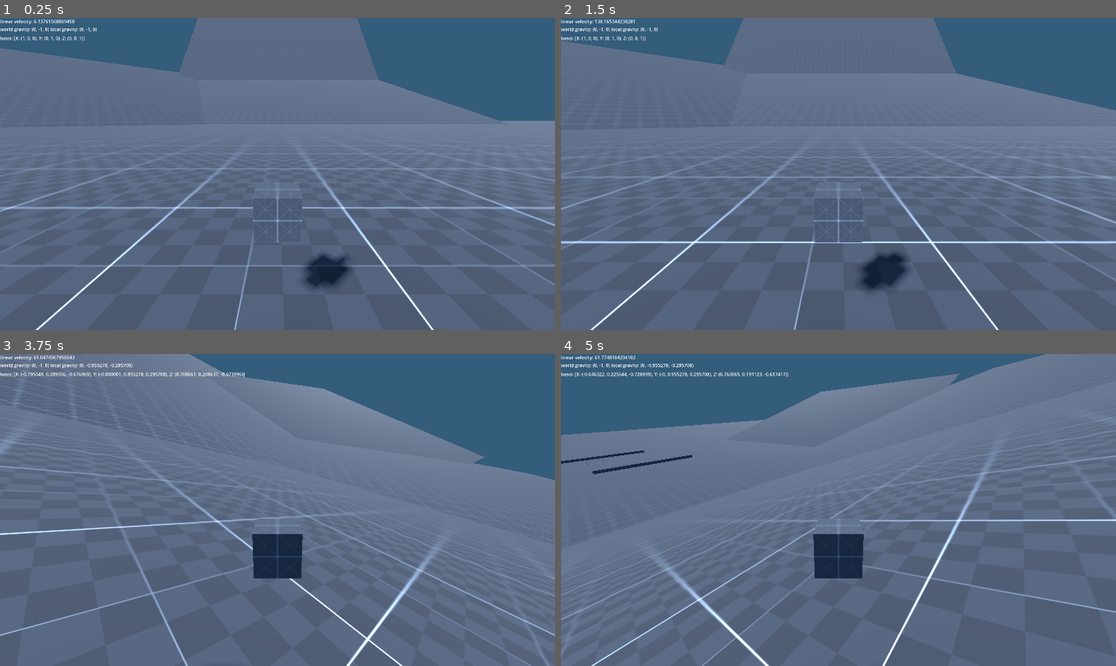
Above: before the commit, frames 1-4 (two rows, left to right).
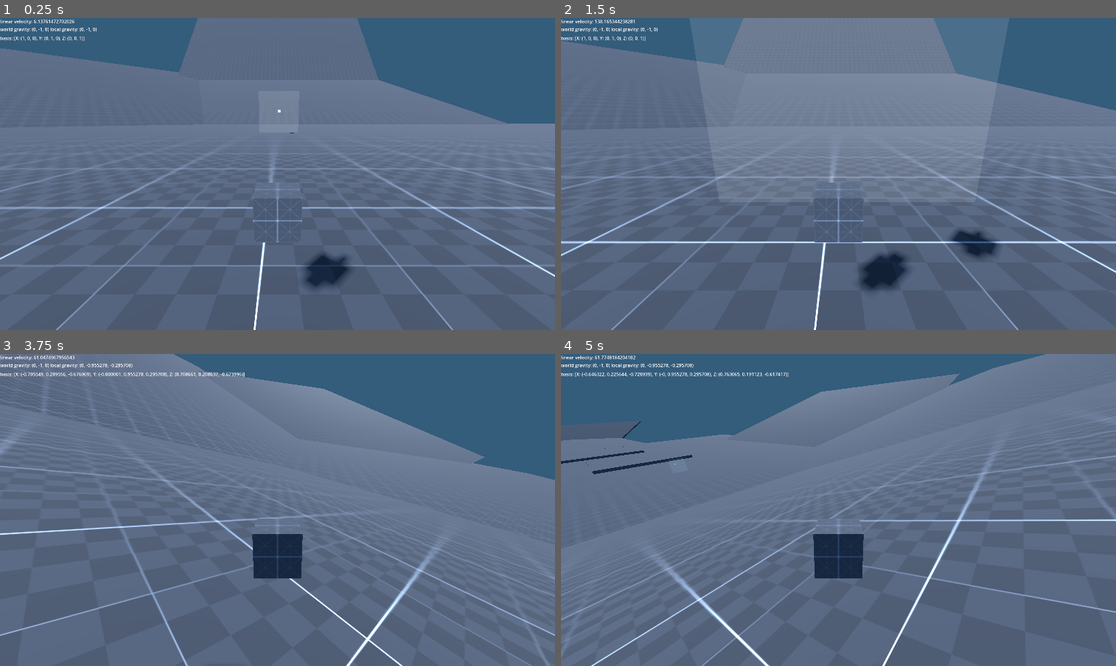
Above: after the commit, the same moments.

Repository: CactusHertz/car-test
Game: Godot game, scene res://level.tscn
The game is run twice, just before and just after one commit, with the same random seed, the same clock (stepped at 60 frames per second) and the same inputs.
Inputs:
- Up to frame 1 (0.25 s): no input
- Up to frame 2 (1.5 s): hold W (move_forward) from 0.53 s (still down); tap Space (boost) at 0.6, 1.35 s
- Up to frame 3 (3.75 s): release W (move_forward) at 2.03 s; hold A (move_left) 2.03-3.53 s; tap Space (boost) at 2.1, 2.85, 3.6 s; hold S (move_back) from 3.53 s (still down)
- Up to frame 4 (5 s): release S (move_back) at 4.28 s; hold D (move_right) from 4.28 s (still down); tap Space (boost) at 4.35 s

The runs differ from the first frame. In frame 1, 2.6% of the frame differs, in the area x 0-100%, y 0-100%; in frame 2, 3.9%, in the area x 0-100%, y 39-100%; in frame 3, 0.2%; in frame 4, 1.2%.

Commit message:
Add different color textures

Diff:
--- a/Car_rb.gd
+++ b/Car_rb.gd
@@ -31,6 +31,7 @@
 
 var spawn_location := Vector3(0, 5, 0)
 var max_depth := -30.0
+var last_check_point := spawn_location
 
 func _process(delta) -> void:
 	if position.y < max_depth:
--- a/Car_rb.tscn
+++ b/Car_rb.tscn
@@ -17,7 +17,7 @@
 
 [sub_resource type="SphereShape3D" id="SphereShape3D_ch6u2"]
 
-[node name="Car" type="RigidBody3D"]
+[node name="Car" type="RigidBody3D" groups=["car"]]
 rotation_edit_mode = 1
 physics_material_override = SubResource("PhysicsMaterial_bt7b4")
 gravity_scale = 1.66533e-16
--- /dev/null
+++ b/check_point.gd
@@ -0,0 +1,11 @@
+extends Area3D
+
+
+
+func _on_body_entered(body):
+	if body.is_in_group("car"):
+		pass
+
+
+func _on_body_exited(body):
+	pass # Replace with function body.
--- /dev/null
+++ b/check_point.tscn
@@ -0,0 +1,37 @@
+[gd_scene load_steps=6 format=3 uid="uid://do7kjl84jbw43"]
+
+[ext_resource type="Script" path="res://check_point.gd" id="1_ppkar"]
+
+[sub_resource type="BoxShape3D" id="BoxShape3D_ktwob"]
+size = Vector3(16, 16, 1)
+
+[sub_resource type="StandardMaterial3D" id="StandardMaterial3D_iljbt"]
+transparency = 1
+albedo_color = Color(1, 1, 1, 0.109804)
+
+[sub_resource type="BoxMesh" id="BoxMesh_nahpj"]
+size = Vector3(16, 16, 1)
+
+[sub_resource type="BoxMesh" id="BoxMesh_l5cir"]
+
+[node name="CheckPoint" type="Area3D"]
+script = ExtResource("1_ppkar")
+
+[node name="Hitbox" type="CollisionShape3D" parent="."]
+transform = Transform3D(1, 0, 0, 0, 1, 0, 0, 0, 1, 0, 8, 0)
+shape = SubResource("BoxShape3D_ktwob")
+
+[node name="SpawnPoint" type="Node3D" parent="."]
+transform = Transform3D(1, 0, 0, 0, 1, 0, 0, 0, 1, 0, 8, 0)
+
+[node name="VisualArea" type="MeshInstance3D" parent="."]
+transform = Transform3D(1, 0, 0, 0, 1, 0, 0, 0, 1, 0, 8, 0)
+material_override = SubResource("StandardMaterial3D_iljbt")
+mesh = SubResource("BoxMesh_nahpj")
+
+[node name="VisualPointer" type="MeshInstance3D" parent="."]
+transform = Transform3D(1, 0, 0, 0, 1, 0, 0, 0, 1, 0, 8, 10)
+mesh = SubResource("BoxMesh_l5cir")
+
+[connection signal="body_entered" from="." to="." method="_on_body_entered"]
+[connection signal="body_exited" from="." to="." method="_on_body_exited"]
--- a/level.tscn
+++ b/level.tscn
@@ -1,7 +1,8 @@
-[gd_scene load_steps=8 format=3 uid="uid://bt2tx543l1elf"]
+[gd_scene load_steps=9 format=3 uid="uid://bt2tx543l1elf"]
 
 [ext_resource type="Texture2D" uid="uid://bdtms0r6m378d" path="res://Textures/texture_07.png" id="1_sobvr"]
 [ext_resource type="PackedScene" uid="uid://bb8x763ruul7r" path="res://Car_rb.tscn" id="2_xqhmb"]
+[ext_resource type="PackedScene" uid="uid://do7kjl84jbw43" path="res://check_point.tscn" id="3_1kxrf"]
 
 [sub_resource type="Environment" id="Environment_esxsr"]
 background_mode = 1
@@ -174,10 +175,34 @@
 size = Vector3(115, 4, 113)
 
 [node name="CSGBox3D4" type="CSGBox3D" parent="."]
-transform = Transform3D(1, 0, 0, 0, 1, 0, 0, 0, 1, -76.0801, -2, 624)
-material_override = SubResource("StandardMaterial3D_7a4j5")
-use_collision = true
-size = Vector3(4742, 4, 2955)
+transform = Transform3D(1, 0, 0, 0, 1, 0, 0, 0, 1, 29.4199, -2, 84)
+material_override = SubResource("StandardMaterial3D_7a4j5")
+use_collision = true
+size = Vector3(635, 4, 743)
+
+[node name="CSGBox3D6" type="CSGBox3D" parent="."]
+transform = Transform3D(1, 0, 0, 0, 1, 0, 0, 0, 1, 31.4199, -2, 789)
+material_override = SubResource("StandardMaterial3D_7a4j5")
+use_collision = true
+size = Vector3(191, 4, 743)
+
+[node name="CSGBox3D7" type="CSGBox3D" parent="."]
+transform = Transform3D(0.75, 0.433013, 0.5, -0.5, 0.866025, 0, -0.433013, -0.25, 0.866025, 93.4199, 12, 1252)
+material_override = SubResource("StandardMaterial3D_7a4j5")
+use_collision = true
+size = Vector3(191, 4, 743)
+
+[node name="CSGBox3D8" type="CSGBox3D" parent="."]
+transform = Transform3D(0.61975, 0.142187, 0.771812, -0.474444, 0.851271, 0.224144, -0.62515, -0.505095, 0.595035, 470.365, 73.4822, 1679.74)
+material_override = SubResource("StandardMaterial3D_7a4j5")
+use_collision = true
+size = Vector3(191, 4, 743)
+
+[node name="CSGBox3D9" type="CSGBox3D" parent="."]
+transform = Transform3D(0.61975, -0.445211, 0.646295, -0.474444, 0.443446, 0.760433, -0.62515, -0.777909, 0.0635973, 808.073, 229.976, 1895.76)
+material_override = SubResource("StandardMaterial3D_7a4j5")
+use_collision = true
+size = Vector3(191, 4, 743)
 
 [node name="CSGBox3D2" type="CSGBox3D" parent="."]
 transform = Transform3D(1, 0, 0, 0, 1, 0, 0, 0, 1, 160.92, 2.01743, 72.5)
@@ -186,6 +211,12 @@
 size = Vector3(22, 4, 308)
 
 [node name="CSGBox3D3" type="CSGBox3D" parent="."]
+transform = Transform3D(1, 0, 0, 0, 1, 0, 0, 0, 1, 77.9203, 2.01743, 215)
+material_override = SubResource("StandardMaterial3D_7a4j5")
+use_collision = true
+size = Vector3(188, 4, 23)
+
+[node name="CSGBox3D5" type="CSGBox3D" parent="."]
 transform = Transform3D(1, 0, 0, 0, 1, 0, 0, 0, 1, 77.9203, 2.01743, 215)
 material_override = SubResource("StandardMaterial3D_7a4j5")
 use_collision = true
@@ -197,3 +228,6 @@
 height = 0.8
 sides = 64
 smooth_faces = false
+
+[node name="CheckPoint" parent="." instance=ExtResource("3_1kxrf")]
+transform = Transform3D(1, 0, 0, 0, 1, 0, 0, 0, 1, 0.544048, 1.90735e-06, -80.7999)
Binary file added: Textures/Green/texture_01.png
Not shown, added: Textures/Green/texture_01.png.import
Binary file added: Textures/Green/texture_02.png
Not shown, added: Textures/Green/texture_02.png.import
Binary file added: Textures/Green/texture_03.png
Not shown, added: Textures/Green/texture_03.png.import
Binary file added: Textures/Green/texture_04.png
Not shown, added: Textures/Green/texture_04.png.import
Binary file added: Textures/Green/texture_05.png
Not shown, added: Textures/Green/texture_05.png.import
Binary file added: Textures/Green/texture_06.png
Not shown, added: Textures/Green/texture_06.png.import
(and 118 more such lines)
